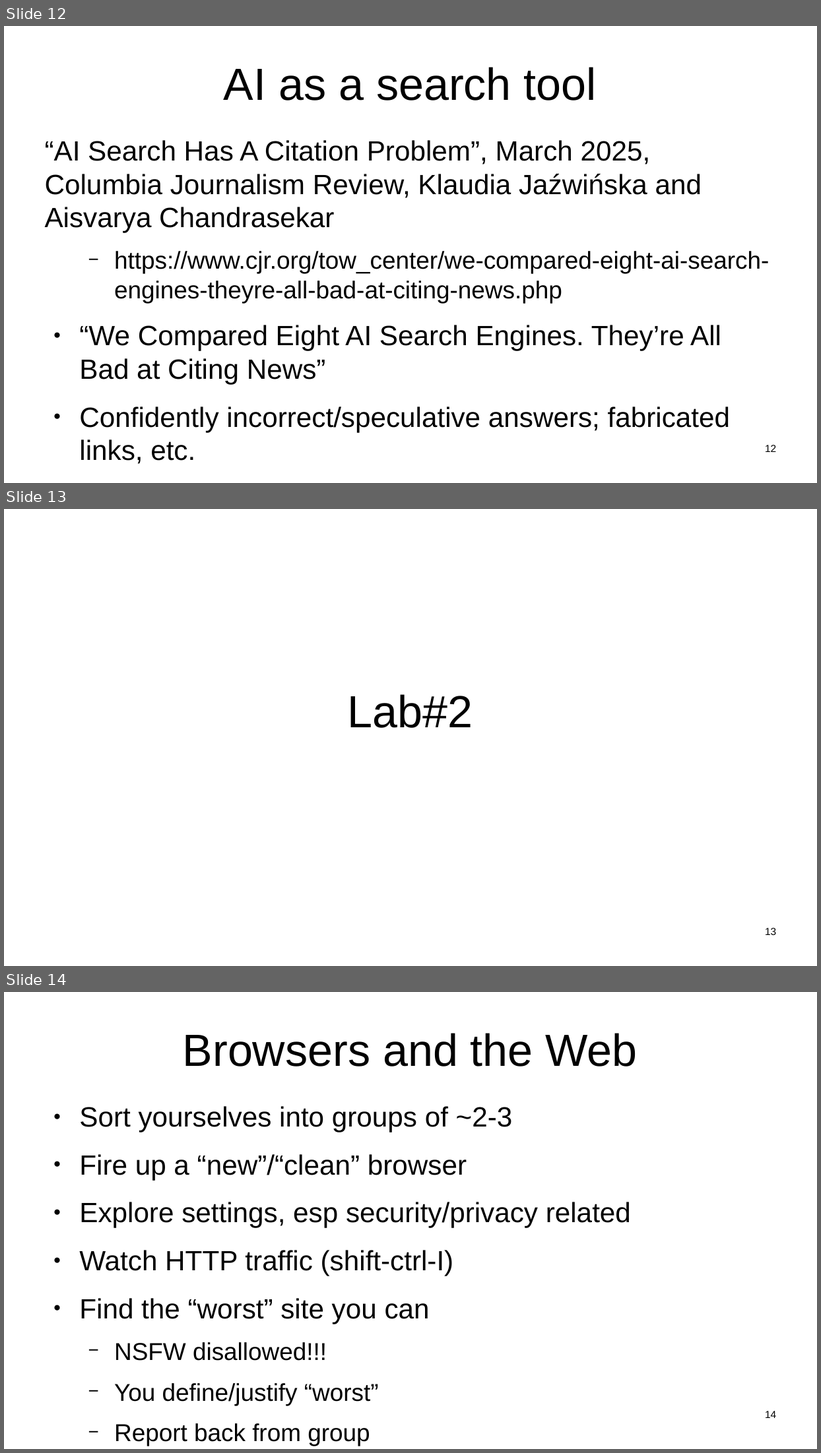
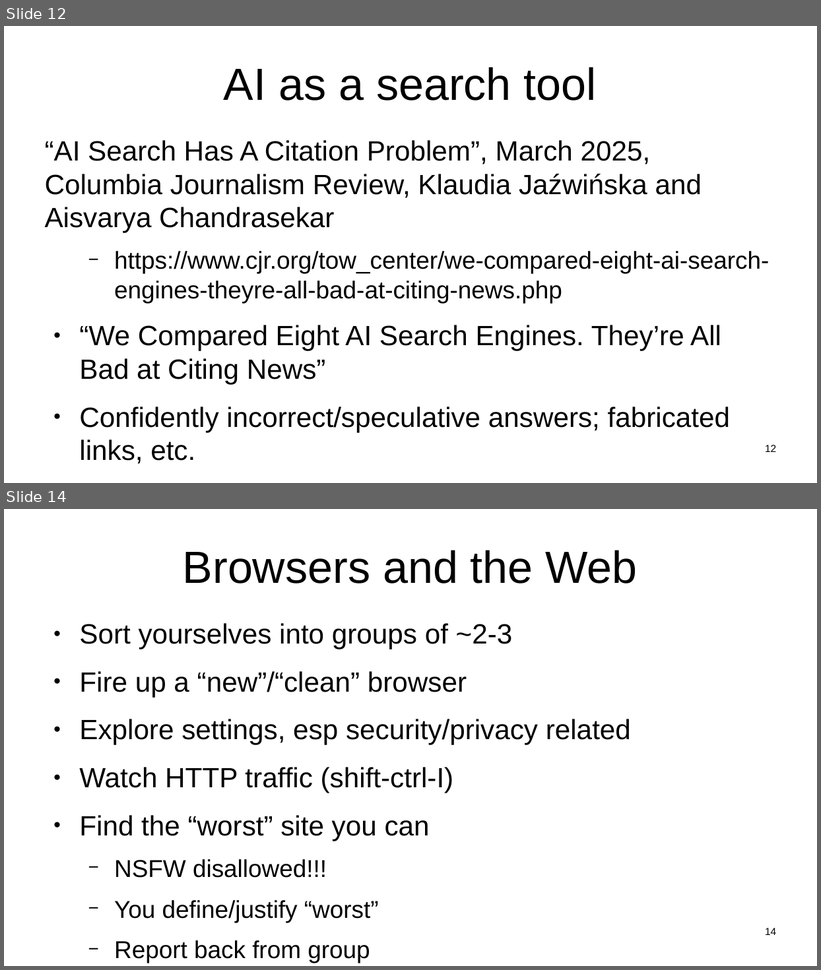
Before and after one commit to sftcd/witidtm, a slide deck: lectures/2026-2027/labs.odp. Shown one above the other, each under a label of ours: slides 12, 13 and 14 before the commit, slides 12 and 14 after it; the slides between them are not shown. The pictures are 821x1453 and 821x970 pixels, drawn with LibreOffice and Linux fonts; fonts in the diff are those of the drawing. Boxes give left, top, right and bottom in pixels: in the first picture for what was removed or moved away, otherwise in the second. Text is boxed around its words. In the diff, an @@ line names an element or a change of style, - is before the commit and + after.

```diff
--- a/lectures/2026-2027/labs.odp
+++ b/lectures/2026-2027/labs.odp
@@ slide 13 removed at bbox=[4, 509, 817, 966], background #FFFFFF @@
@@ title removed at bbox=[348, 694, 473, 728] @@
-Lab#2
@@ page number removed at bbox=[765, 928, 776, 935] @@
-13
```
Also in this commit, not shown: 1 slide added, 4 other files.
